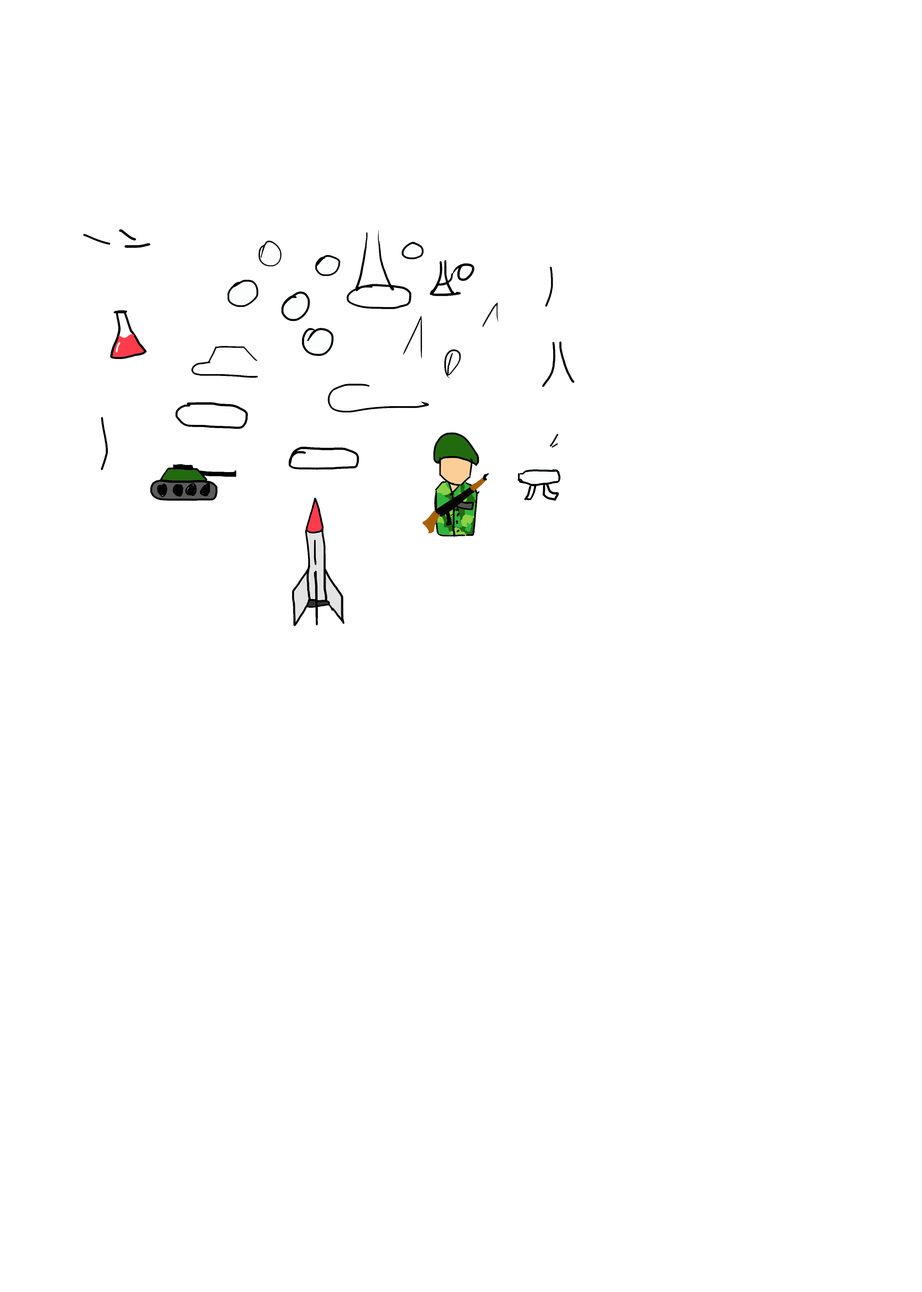
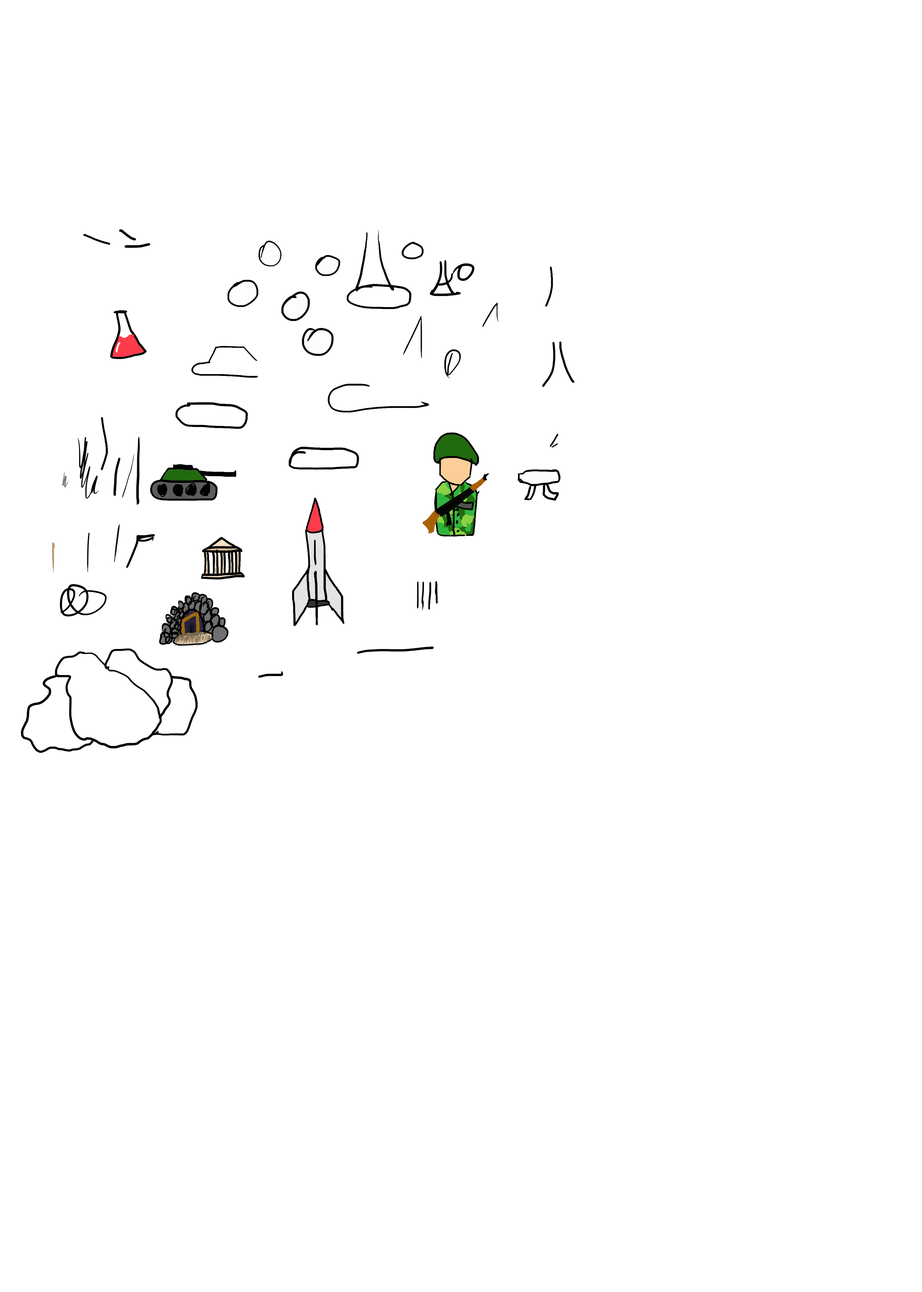
Revision of a layered w=922, h=1292 image; what changed, layer by layer:
removed layer "Layer 0" over [83, 436, 439, 627]
added layer "Layer 3" above "Layer 4" over [20, 436, 439, 753]
added layer "Layer 4" over [201, 538, 243, 579]
